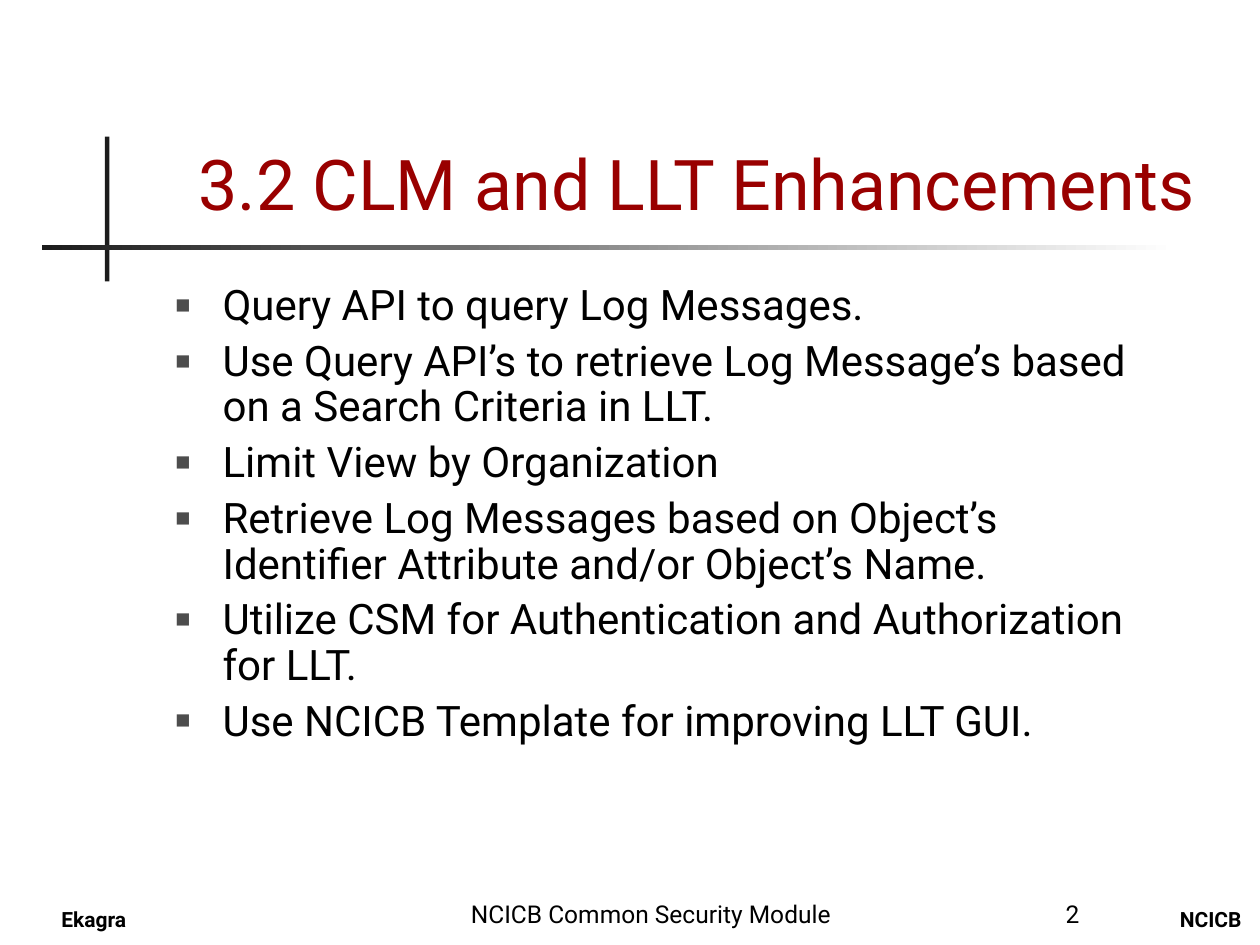
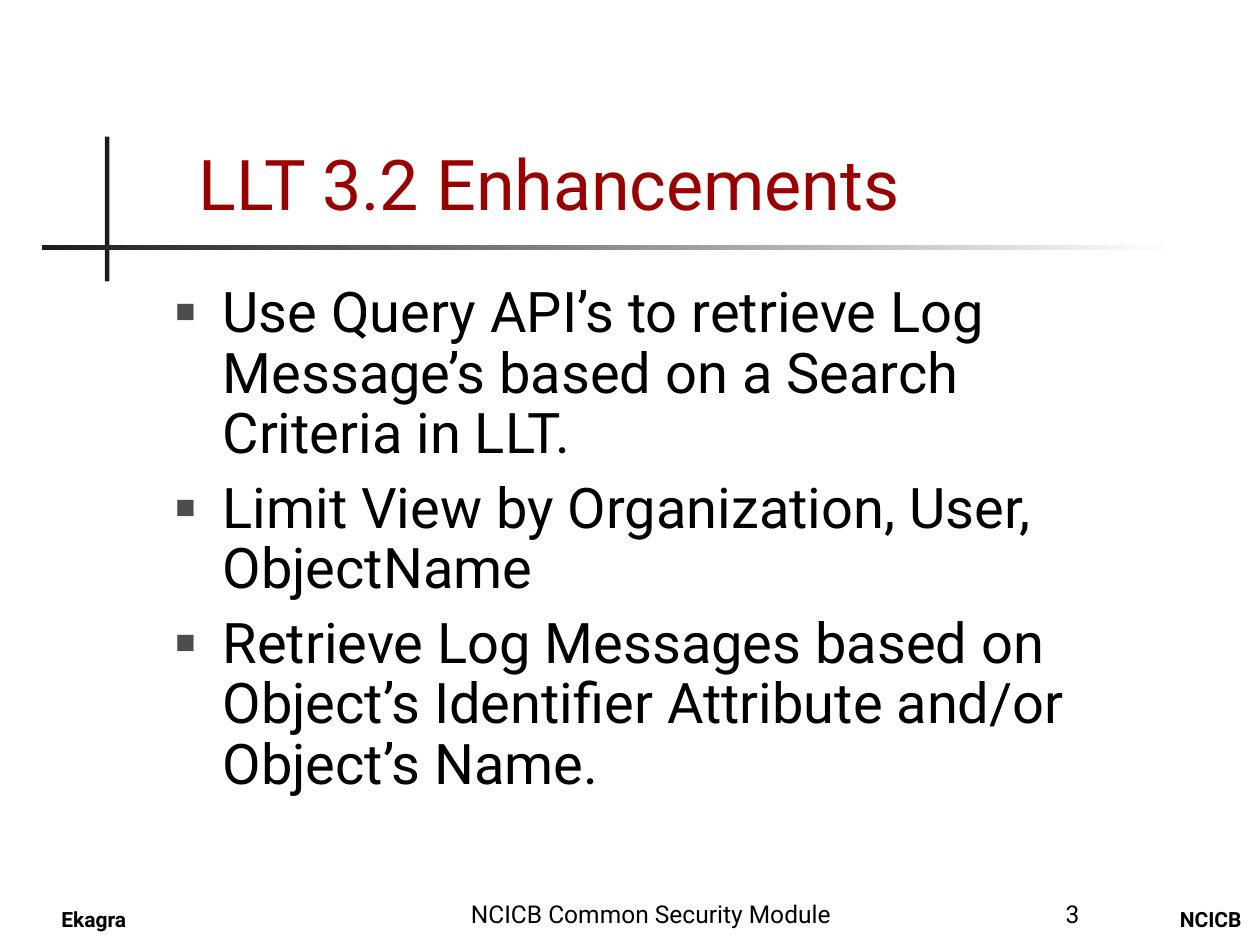
Before and after one commit to CBIIT/common-security-module-docs, a slide deck: slide 3 of Presentations/CLM_LLT_32_Presentation.ppt (slide 2 before the commit). Drawn at 1260x945 pixels with LibreOffice and Linux fonts; fonts in the diff are those of the drawing; background and template pictures are left out. Boxes give left, top, right and bottom in pixels: in the first picture for what was removed or moved away, otherwise in the second. Text is boxed around its words. In the diff, an @@ line names an element or a change of style, - is before the commit and + after.

Commit message:
*** empty log message ***
SVN-Revision: 2194

```diff
--- a/Presentations/CLM_LLT_32_Presentation.ppt
+++ b/Presentations/CLM_LLT_32_Presentation.ppt
@@ title at (199, 157, 899, 211): text changed @@
-3.2 CLM and LLT Enhancements
+LLT 3.2 Enhancements
@@ text at (223, 289, 864, 329): paragraph removed @@
-■ Query API to query Log Messages.
@@ text at (223, 290, 1064, 796): size 24 to 32 pt in "Use Query API’s to retrieve Log Message’s ...", "Retrieve Log Messages based on Object’s Identifier ..."; more space between paragraphs @@
@@ text at (223, 486, 1030, 600): text changed; size 24 to 32 pt @@
-■ Limit View by Organization
+■ Limit View by Organization, User, ObjectName
@@ text at (223, 602, 1123, 745): paragraphs removed @@
-■ Utilize CSM for Authentication and Authorization for LLT.
-■ Use NCICB Template for improving LLT GUI.
@@ page number at (1066, 905, 1080, 924): text changed @@
-2
+3
```
Also in this commit, not shown: 2 slides added.
